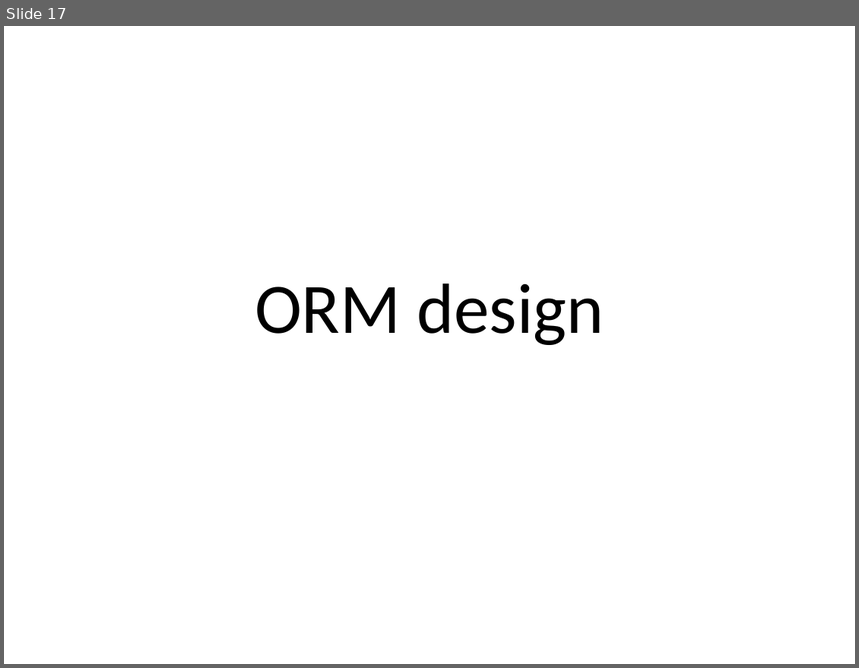
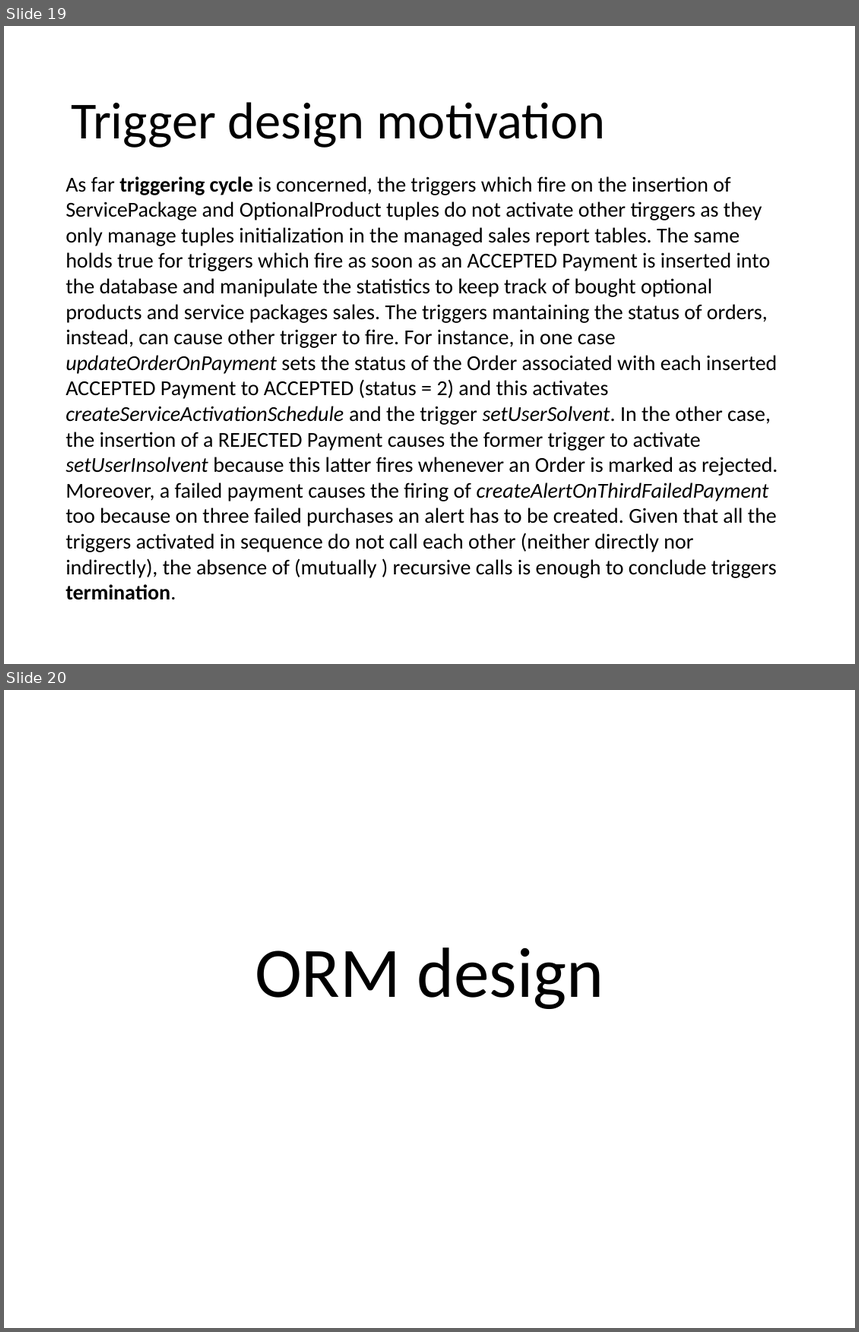
Before and after one commit to ubersandro/telcoServiceProject_DB2, a slide deck: TelcoProjectDocumentation.pptx. Shown one above the other, each under a label of ours: slide 17 before the commit, slides 19 and 20 after it. The pictures are 859x668 and 859x1332 pixels, drawn with LibreOffice and Linux fonts; fonts in the diff are those of the drawing. Boxes give left, top, right and bottom in pixels: in the first picture for what was removed or moved away, otherwise in the second. Text is boxed around its words. In the diff, an @@ line names an element or a change of style, - is before the commit and + after.

Commit message:
triggers documentation and logical design choices

```diff
--- a/TelcoProjectDocumentation.pptx
+++ b/TelcoProjectDocumentation.pptx
@@ slide 19 added at (4,26,855,664), background #FFFFFF @@
@@ text added at (71,102,605,148), 44 pt, text #000000 @@
+Trigger design motivation
@@ text added at (66,176,778,601), 18 pt, text #000000 @@
+As far triggering cycle is concerned, the triggers which fire on the insertion of ServicePackage and OptionalProduct tuples do not activate other tirggers as they only manage tuples initialization in the managed sales report tables. The same holds true for triggers which fire as soon as an ACCEPTED Payment is inserted into the database and manipulate the statistics to keep track of bought optional products and service packages sales. The triggers mantaining the status of orders, instead, can cause other trigger to fire. For instance, in one case updateOrderOnPayment sets the status of the Order associated with each inserted ACCEPTED Payment to ACCEPTED (status = 2) and this activates createServiceActivationSchedule and the trigger setUserSolvent. In the other case, the insertion of a REJECTED Payment causes the former trigger to activate setUserInsolvent because this latter fires whenever an Order is marked as rejected. Moreover, a failed payment causes the firing of createAlertOnThirdFailedPayment too because on three failed purchases an alert has to be created. Given that all the triggers activated in sequence do not call each other (neither directly nor indirectly), the absence of (mutually ) recursive calls is enough to conclude triggers termination.
@@ what was slide 17 is now slide 20 @@
```
Also in this commit, not shown: 34 slides changed, 2 other slides added, 2 other files.
